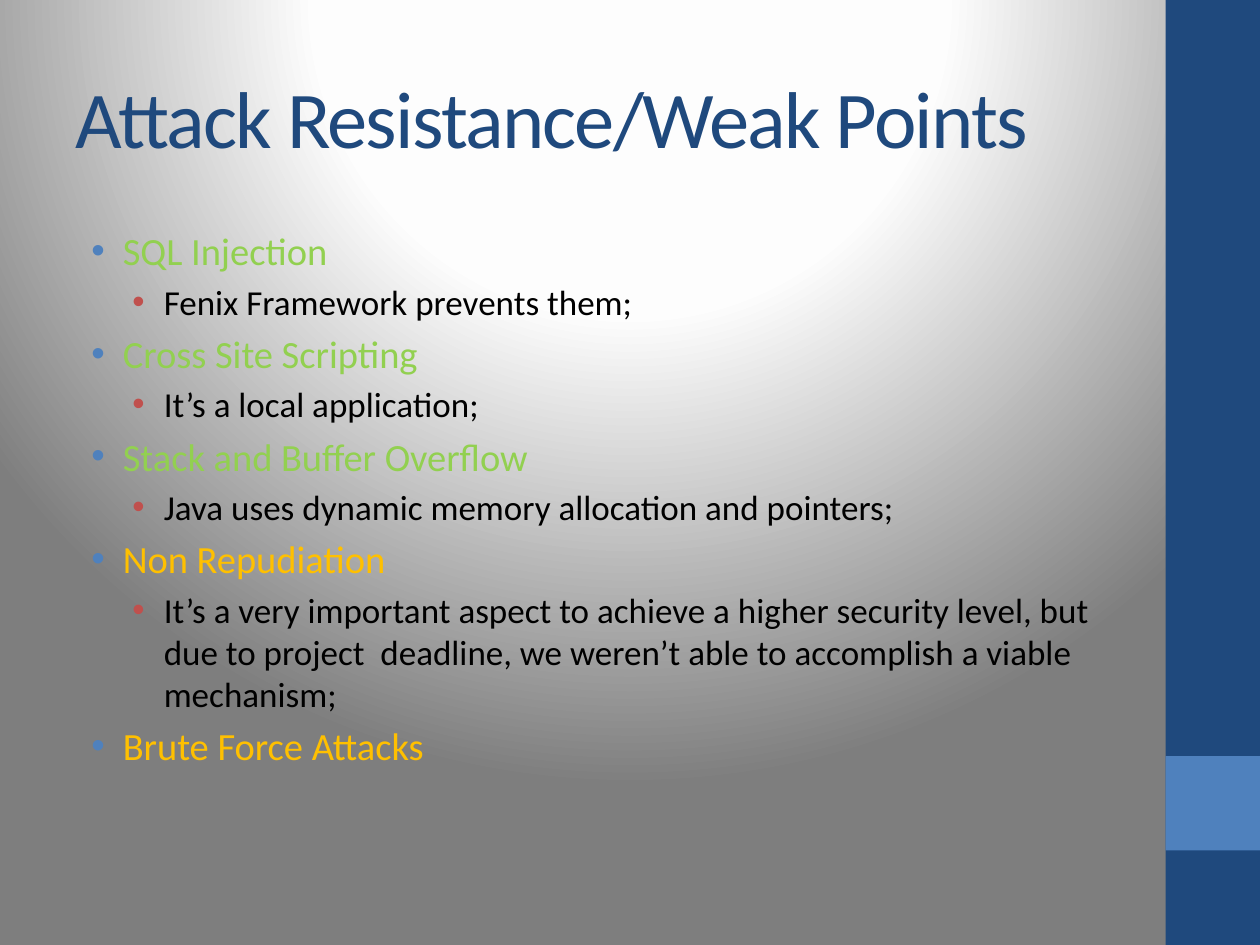
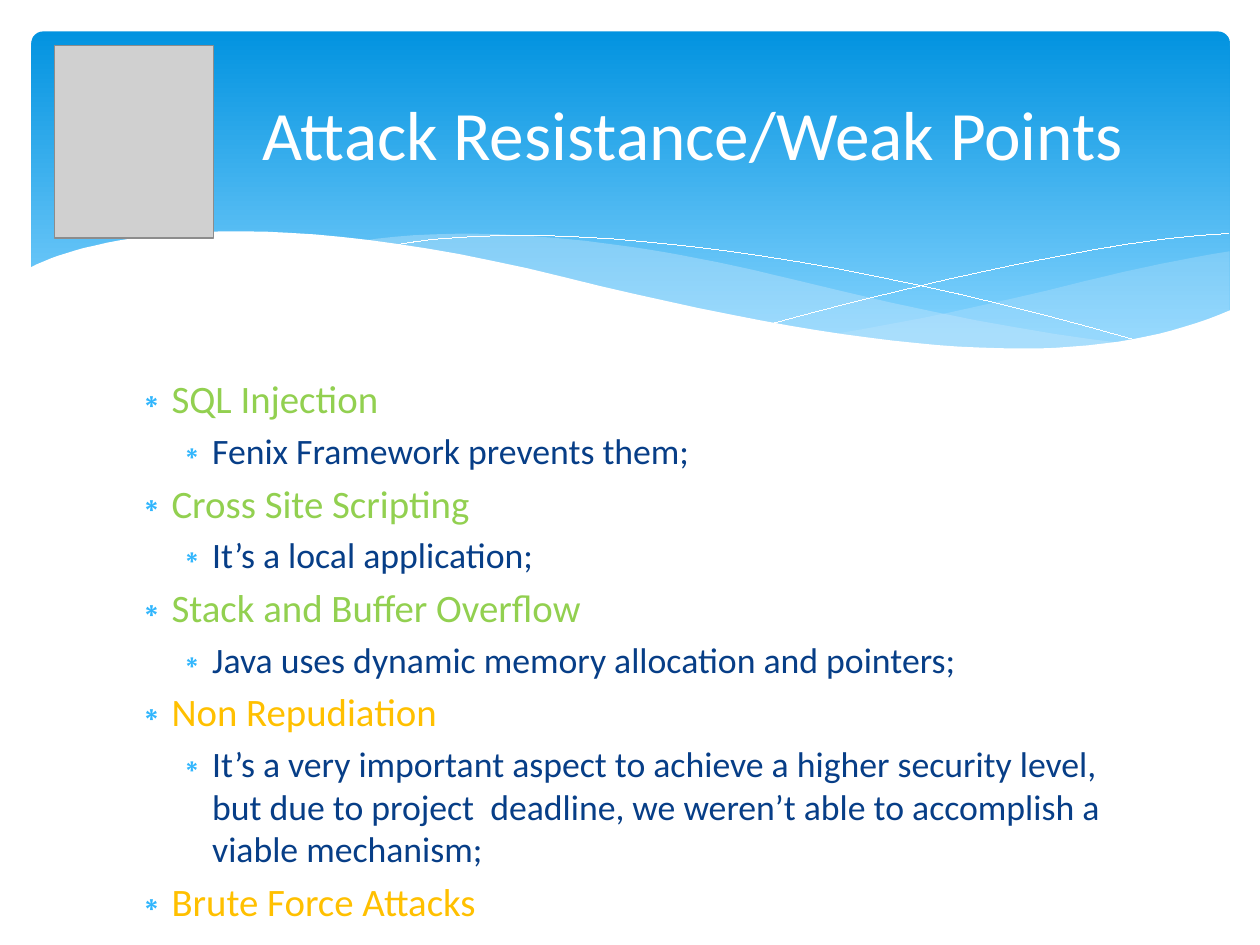
Before and after one commit to AfonsoFGarcia/med-db, a slide deck: slide 8 of Apresentacao/SIRS-A-28.pptx. Drawn at 1260x945 pixels with LibreOffice and Linux fonts; fonts in the diff are those of the drawing; grey boxes stand for pictures. Boxes give left, top, right and bottom in pixels: in the first picture for what was removed or moved away, otherwise in the second. Text is boxed around its words. In the diff, an @@ line names an element or a change of style, - is before the commit and + after.

```diff
--- a/Apresentacao/SIRS-A-28.pptx
+++ b/Apresentacao/SIRS-A-28.pptx
@@ background gradient #FFFFFF to #FEFEFE to #7F7F7F to #FFFFFF @@
@@ rectangle removed at bbox=[1166, 0, 1260, 945] @@
@@ rounded rectangle added at bbox=[32, 32, 1230, 372], fill gradient #0293E0 to #83D3FE @@
@@ picture added at bbox=[54, 45, 213, 238] @@
@@ title "Attack Resistance/Weak Points": place and size @@
-title "Attack Resistance/Weak Points" at bbox=[76, 92, 1028, 152]
+title "Attack Resistance/Weak Points" at bbox=[263, 112, 1123, 163]
@@ title "Attack Resistance/Weak Points" at bbox=[263, 112, 1123, 163]: size 46 to 39.6 pt, text colour #1F497D to #FFFFFF, letter spacing -1 to 0 pt; alignment left to centre @@
@@ group added at bbox=[29, 232, 1231, 415]: 5 freeform shapes @@
@@ text "SQL Injection": place and size @@
-text "SQL Injection" at bbox=[123, 238, 1089, 760]
+text "SQL Injection" at bbox=[172, 386, 1099, 863]
@@ text "SQL Injection" at bbox=[172, 386, 1099, 863]: size 22 to 22.2 pt in "SQL Injection", "Cross Site Scripting", "Stack and Buffer Overflow", "Non Repudiation" and 1 more places; size 20 to 20.4 pt, text colour #000000 to #073E87 in "Fenix Framework prevents them;", "It’s a local application;", "Java uses dynamic memory allocation and pointers;", "It’s a very important aspect to achieve ..."; bullet • to ∗; bullet colour #4F81BD to #31B6FD; bullet colour #C0504D to #31B6FD @@
@@ rectangle removed at bbox=[1166, 756, 1260, 850] @@
```
Also in this commit, not shown: 7 other slides changed.
